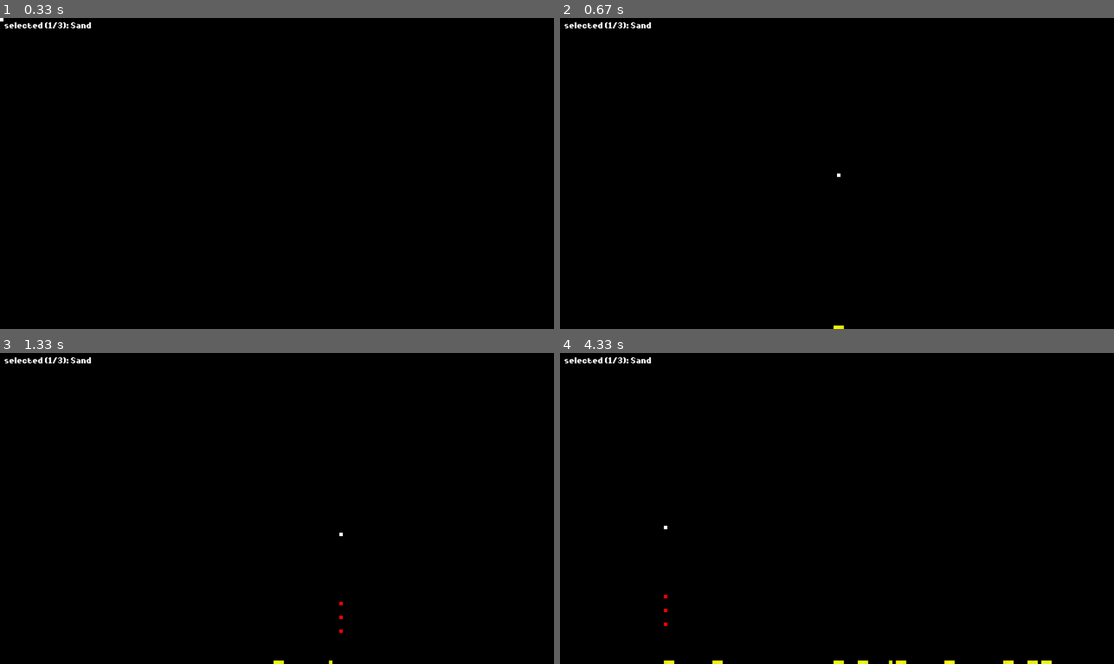
Above: before the commit, frames 1-4 (two rows, left to right).
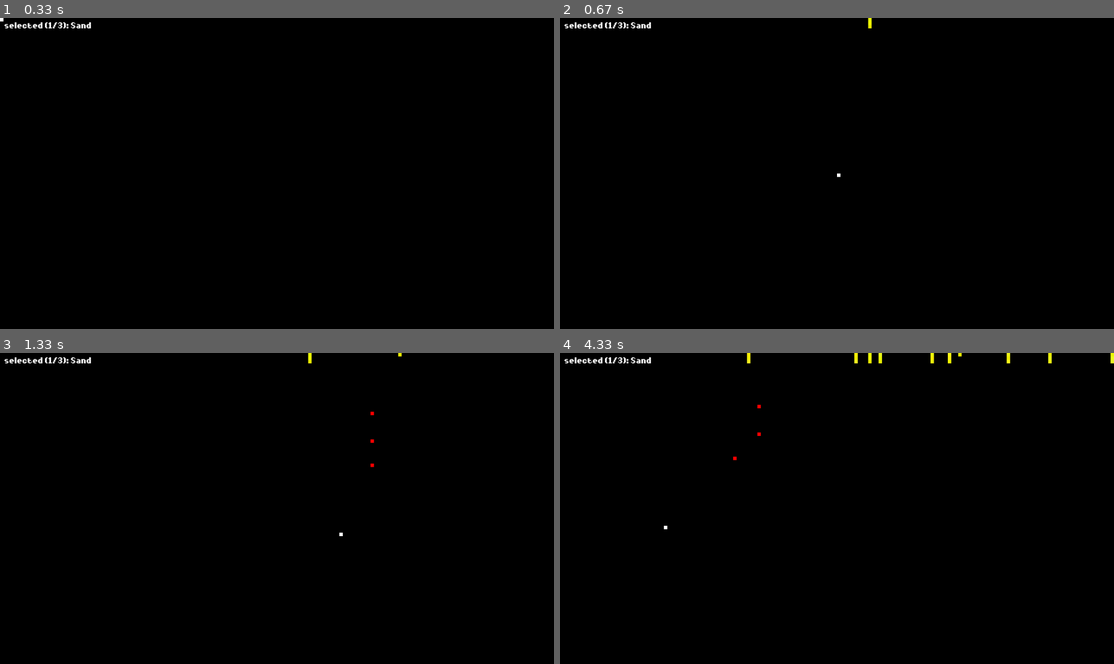
Above: after the commit, the same moments.

Repository: Neptun332/jetmen-revival-pygame
Game: pygame game, started from main.py
Same seed, same stepped clock (60 frames per second), same inputs: the game is played once before the commit and once after it.
Inputs (mouse positions are in pixels of both pictures, inside the frame that each line leads up to):
- Up to frame 1 (0.33 s): no input
- Up to frame 2 (0.67 s): click (837, 173) at 0.38 s
- Up to frame 3 (1.33 s): tap Space at 0.73, 1.03 s; click (332, 576) at 0.75 s; click (343, 536) at 1.22 s
- Up to frame 4 (4.33 s): right-click (837, 545) at 1.55 s; click (1047, 626) at 1.88 s; click (947, 483) at 2.22 s; click (1008, 502) at 2.55 s; click (1030, 570) at 2.88 s; click (859, 496) at 3.22 s; click (715, 452) at 3.55 s; click (670, 623) at 3.88 s; click (665, 527) at 4.22 s

Frame 1 is identical in both runs. In frame 2, less than 0.1% of the frame differs, in the area x 49-57%, y 0-100%; in frame 3, 0.1%; in frame 4, 0.5%, in the area x 18-100%, y 0-100%.

Commit message:
Tried to added force to tiles, but created some kind of art

Diff:
--- a/World.py
+++ b/World.py
@@ -23,10 +23,11 @@
         self.spatial_matrix: Tuple[List[Tile], ...] = tuple(init_matrix)
 
         self.gravity = 5
+        self.gravity_force = (0, 1)
 
     def add_tile(self, tile_type: type, x: int, y: int):
         if self.is_position_inside_scene(x=x, y=y) and not self.spatial_matrix[y][x]:
-            new_tile: Tile = tile_type(x, y, self, self.gravity)
+            new_tile: Tile = tile_type(x, y, self, self.gravity_force)
             self.tiles_to_add.append(new_tile)
             if issubclass(new_tile.__class__, MovingTile):
                 self.moving_tiles_to_add.append(new_tile)
@@ -53,7 +54,7 @@
 
     def update_moving(self):
         for tile in self.moving_tiles:
-            tile.update()
+            tile.update(self.gravity_force)
 
     def get_tile_at_position(self, x: int, y: int) -> Optional[Tile]:
         return self.spatial_matrix[y][x]
--- a/tiles/MovingTile.py
+++ b/tiles/MovingTile.py
@@ -1,3 +1,4 @@
+import math
 from typing import Tuple, List, Optional
 
 from Directions import Directions
@@ -14,37 +15,75 @@
             y: int,
             world: 'World',
             density: int,
-            velocity: int = 5
+            force: Tuple[int, int]
     ):
         super().__init__(color, x, y, world, density)
         self.settle_color = color
-        self.velocity = velocity
         self.position_should_be_updated = True  # False if tile have neighbours preventing it from moving
         self.tile_have_moved = False
         self.active = True
+        self.force = force
+        self.update_force(self.force)
 
     def is_movable(self):
         return True
 
-    def update_position(self, possible_movement: Tuple[Directions, ...]):
+    def update_position(
+            self,
+            possible_movement: Tuple[Directions, ...],
+            force: Tuple[int, int]
+    ):
         if self.position_should_be_updated and self.active:
             self.color = (255, 0, 0)
-            tile_have_moved = False
 
-            for direction in possible_movement:
-                next_positions = self.get_indexes_on_the_way_to_next_position(direction)
-                position_that_is_able_to_move = self.get_closes_position_that_is_able_to_move(next_positions)
-                if position_that_is_able_to_move:
-                    self.swap_position(position_that_is_able_to_move)
-                    tile_have_moved = True
+            self.update_force(force)
 
-                if tile_have_moved:
-                    break
+            tile_have_moved = self.update_based_on_force()
+            if not tile_have_moved:
+                for direction in possible_movement:
+                    next_positions = self.get_indexes_on_the_way_to_next_position(direction)
+                    position_that_is_able_to_move = self.get_closes_position_that_is_able_to_move(next_positions)
+                    if position_that_is_able_to_move:
+                        self.swap_position(position_that_is_able_to_move)
+                        tile_have_moved = True
+
+                    if tile_have_moved:
+                        break
 
             if not tile_have_moved:
                 self.sleep_tile()
         else:
             self.color = self.settle_color
+
+    def update_force(
+            self,
+            force: Tuple[int, int]
+    ):
+        # TODO use numpy to speedup
+        self.force = [sum(force_dim) for force_dim in zip(force, self.force)]
+        self.force_degrees = math.degrees(math.atan(self.y / self.x))
+        # self.normalized_force = [float(f) / max(self.force) for f in self.force]
+        self.force_magnitude = math.sqrt(sum(f * f for f in self.force))
+        self.velocity = int(self.force_magnitude)
+
+    def update_based_on_force(self) -> bool:
+        direction = self.translate_normalized_force_to_direction()
+        next_positions = self.get_indexes_on_the_way_to_next_position(direction)
+        position_that_is_able_to_move = self.get_closes_position_that_is_able_to_move(next_positions)
+        if len(next_positions) == 0 or next_positions[-1] != position_that_is_able_to_move:
+            self.velocity = 0
+            self.primary_movement = (0, 0)
+        if position_that_is_able_to_move:
+            self.swap_position(position_that_is_able_to_move)
+            return True
+        else:
+            return False
+
+    def translate_normalized_force_to_direction(self) -> Directions:
+        dirs = [Directions.UP, Directions.UP_RIGHT, Directions.RIGHT, Directions.DOWN_RIGHT,
+                Directions.DOWN, Directions.DOWN_LEFT, Directions.LEFT, Directions.UP_LEFT]
+        ix = round(self.force_degrees / (360. / len(dirs)))
+        return dirs[ix % len(dirs)]
 
     def wake_up_tile(self):
         self.position_should_be_updated = True
--- a/tiles/SandTile.py
+++ b/tiles/SandTile.py
@@ -1,3 +1,5 @@
+from typing import Tuple
+
 from Directions import Directions
 from tiles.MovingTile import MovingTile
 from utils.semirandom import randint
@@ -8,15 +10,15 @@
     DENSITY = 10
     POSSIBLE_MOVEMENT = (Directions.DOWN, Directions.DOWN_LEFT, Directions.DOWN_RIGHT)
 
-    def __init__(self, x: int, y: int, world: 'World', velocity):
+    def __init__(self, x: int, y: int, world: 'World', force: Tuple[int, int]):
         super().__init__(
             color=(235 + randint(20), 235 + randint(20), 0 + randint(40)),
             x=x,
             y=y,
             world=world,
-            velocity=velocity,
-            density=self.DENSITY
+            density=self.DENSITY,
+            force=force
         )
 
-    def update(self):
-        self.update_position(self.POSSIBLE_MOVEMENT)
+    def update(self, force: Tuple[int, int]):
+        self.update_position(self.POSSIBLE_MOVEMENT, force)
--- a/tiles/StoneTile.py
+++ b/tiles/StoneTile.py
@@ -1,3 +1,5 @@
+from typing import Tuple
+
 from tiles import Tile
 from utils.semirandom import randint
 
@@ -7,7 +9,7 @@
     NAME = "Stone"
     DENSITY = 20
 
-    def __init__(self, x: int, y: int, world: 'World', velocity: int):
+    def __init__(self, x: int, y: int, world: 'World', force: Tuple[int, int]):
         super().__init__(
             color=(110 + randint(20), 110 + randint(20), 110 + randint(20)),
             x=x,
--- a/tiles/WaterTile.py
+++ b/tiles/WaterTile.py
@@ -1,3 +1,5 @@
+from typing import Tuple
+
 from Directions import Directions
 from tiles.MovingTile import MovingTile
 from utils.semirandom import randint
@@ -6,17 +8,18 @@
 class WaterTile(MovingTile):
     NAME = "Water"
     DENSITY = 5
-    POSSIBLE_MOVEMENT = (Directions.DOWN, Directions.DOWN_LEFT, Directions.DOWN_RIGHT, Directions.LEFT, Directions.RIGHT)
+    POSSIBLE_MOVEMENT = (
+        Directions.DOWN, Directions.DOWN_LEFT, Directions.DOWN_RIGHT, Directions.LEFT, Directions.RIGHT)
 
-    def __init__(self, x: int, y: int, world: 'World', velocity):
+    def __init__(self, x: int, y: int, world: 'World', force: Tuple[int, int]):
         super().__init__(
             color=(0 + randint(20), 40 + randint(20), 235 + randint(20)),
             x=x,
             y=y,
             world=world,
-            velocity=velocity,
-            density=self.DENSITY
+            density=self.DENSITY,
+            force=force
         )
 
-    def update(self):
-        self.update_position(self.POSSIBLE_MOVEMENT)
+    def update(self, force: Tuple[int, int]):
+        self.update_position(self.POSSIBLE_MOVEMENT, force)
